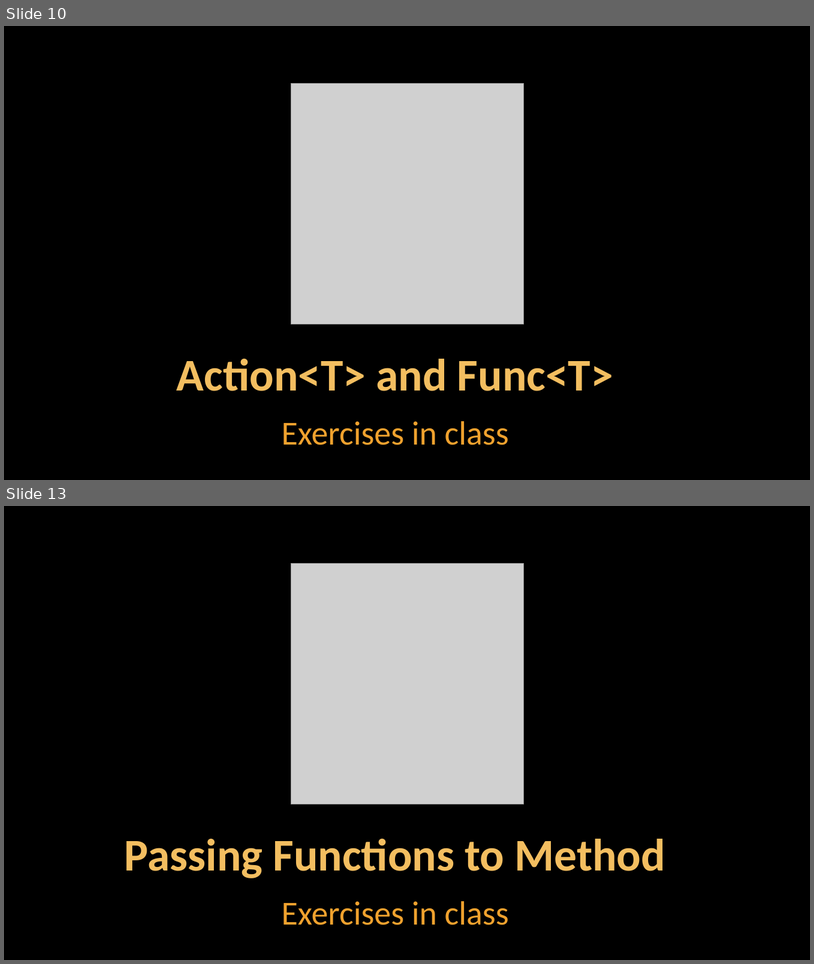
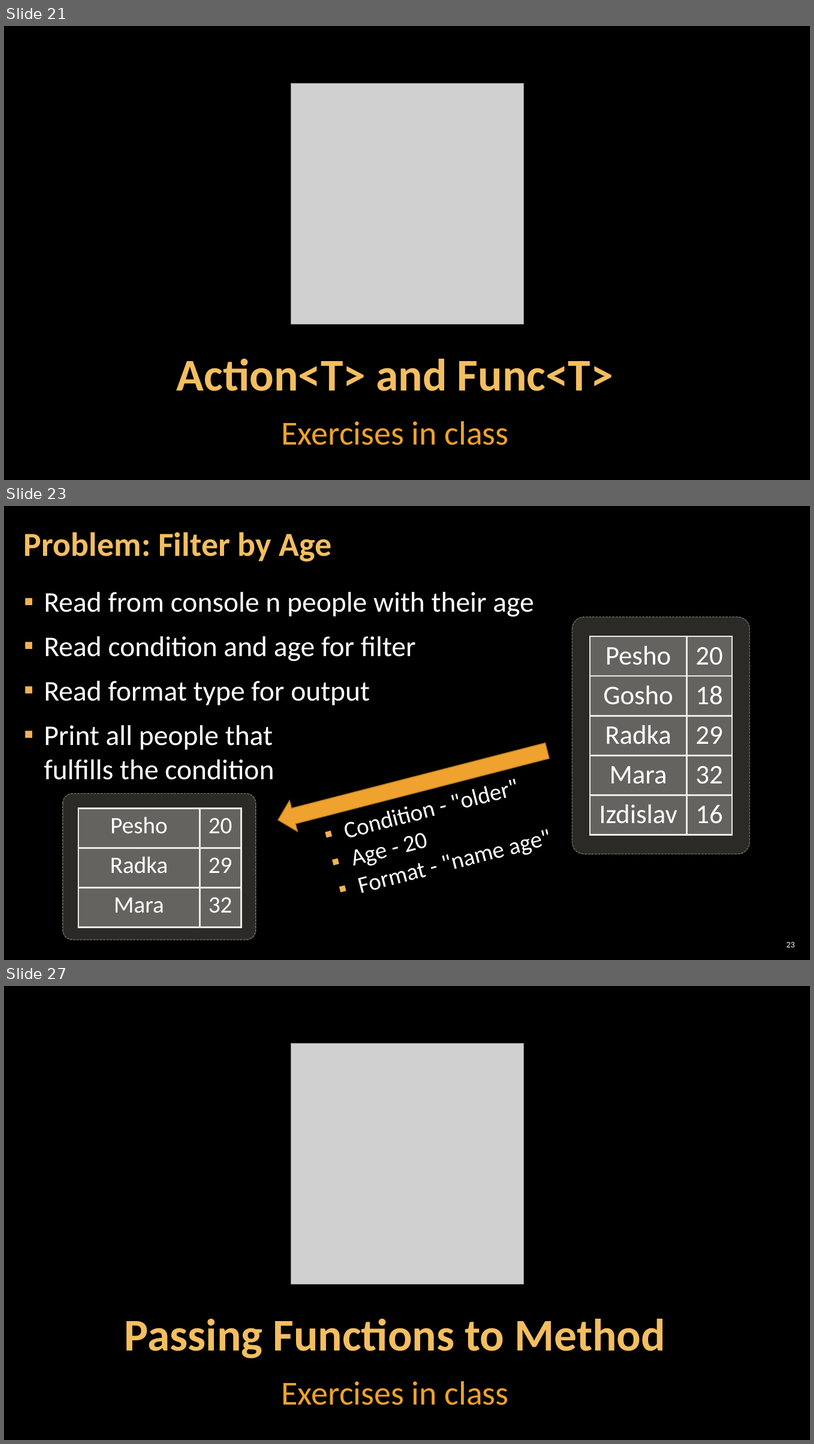
Before and after one commit to GoldenR1618/SoftUni-Exercises-and-Exams, a slide deck: 05.C#_Advanced/07.FUNCTIONAL_PROGRAMMING/07. CSharp-Advanced-Functional-Programming.pptx. Shown one above the other, each under a label of ours: slides 10 and 13 before the commit, slides 21, 23 and 27 after it; the slides between them are not shown. The pictures are 814x964 and 814x1444 pixels, drawn with LibreOffice and Linux fonts; fonts in the diff are those of the drawing; grey boxes stand for pictures; background and template pictures are left out. Boxes give left, top, right and bottom in pixels: in the first picture for what was removed or moved away, otherwise in the second. Text is boxed around its words. In the diff, an @@ line names an element or a change of style, - is before the commit and + after.

```diff
--- a/05.C#_Advanced/07.FUNCTIONAL_PROGRAMMING/07. CSharp-Advanced-Functional-Programming.pptx
+++ b/05.C#_Advanced/07.FUNCTIONAL_PROGRAMMING/07. CSharp-Advanced-Functional-Programming.pptx
@@ slide 23 added at bbox=[4, 506, 810, 960], background picture (left out) @@
@@ title added at bbox=[24, 532, 332, 562], 40 pt, text #F3BE60, bold @@
+Problem: Filter by Age
@@ text added at bbox=[44, 592, 534, 780], 34 pt, text #FFFFFF @@
+▪ Read from console n people with their age
+▪ Read condition and age for filter
+▪ Read format type for output
+▪ Print all people that
+  fulfills the condition
@@ rounded rectangle added at bbox=[573, 617, 750, 854], fill #D9D5C7 at 20% opacity, outline #C7BFAC 1 pt dashed @@
@@ table added at bbox=[590, 636, 732, 834], 5 rows, 2 columns @@
+Pesho | 20
+Gosho | 18
+Radka | 29
+Mara | 32
+Izdislav | 16
@@ left arrow added at bbox=[274, 735, 552, 835], fill #F0A22E, outline #B27822 1 pt @@
@@ rounded rectangle added at bbox=[63, 793, 255, 940], fill #D9D5C7 at 20% opacity, outline #C7BFAC 1 pt dashed @@
@@ table added at bbox=[78, 808, 241, 927], 3 rows, 2 columns @@
+Pesho | 20
+Radka | 29
+Mara | 32
@@ text added at bbox=[353, 846, 506, 868], 28 pt, text #FFFFFF @@
+▪ Condition - "older"
+▪ Age - 20
+▪ Format - "name age"
@@ page number added at bbox=[787, 942, 795, 947], 10 pt, text #FFFFFF @@
+23
@@ what was slide 10 is now slide 21 @@
@@ what was slide 13 is now slide 27 @@
```
Also in this commit, not shown: 6 slides changed, 16 other slides added, 3 slides removed, 27 other files.
